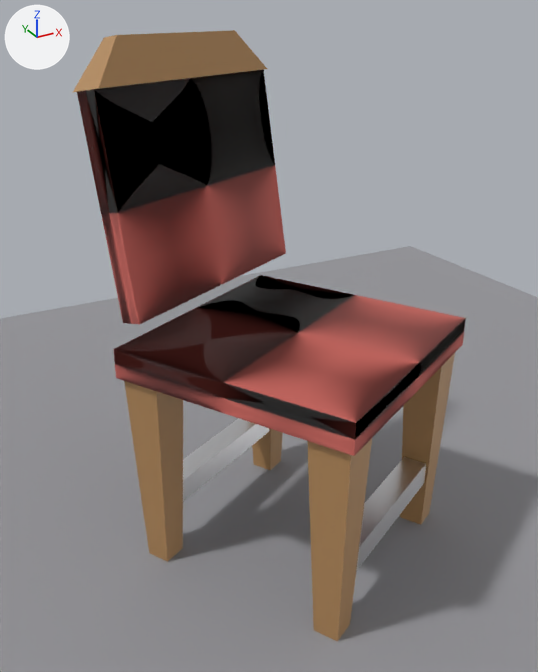
The glTF model tests/browser/fixtures/m4-variants/chair_normal_texture.glb: old version first, new version second.
One viewpoint serves both versions: a camera (50 mm lens) standing at (-0.694, -1.144, 1.059) and looking at (-0.052, 0.023, 0.475). The lights are fixed; the arrows at upper left show +X, +Y and +Z. The first picture is the older version. Where no turn or scale is listed for an object, it has been applied to the vertices.

Names of what the first picture shows: 'Back', 'Crest', 'Floor', 'LegBL', 'LegBR', 'LegFL', 'LegFR', 'Rails', 'Seat'.
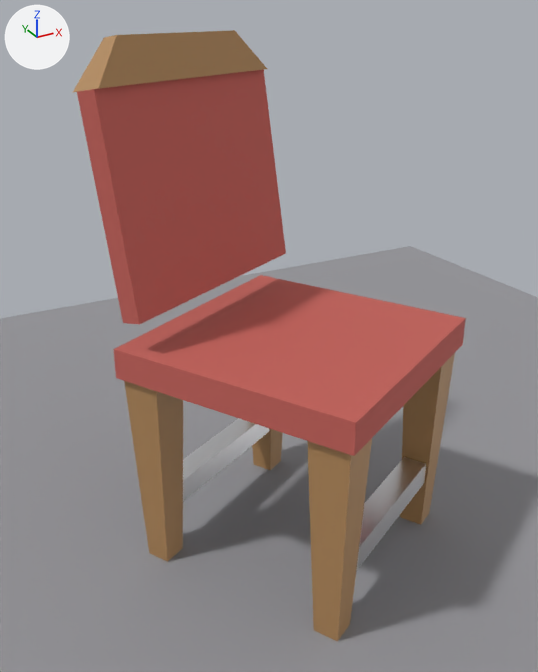
Pixel boxes (x1, y1, x2, y2) of what changed, in the pictures (538 x 672 px):
'Back', surface changed (lighter): (77, 70, 286, 325) in both
'Seat', surface changed (lighter): (113, 275, 466, 454) in both

Patch to the scene script:
```diff
--- a/tests/browser/fixtures/m4-variants/chair_normal_texture.glb.py
+++ b/tests/browser/fixtures/m4-variants/chair_normal_texture.glb.py
@@ mat_fabric @@
 n2 = _N.new('ShaderNodeNormalMap'); n2.name = 'Normal Map'
-n2.uv_map = 'UVMap'
+n2.uv_map = 'UVMap.001'
 n3 = _N.new('ShaderNodeTexImage'); n3.name = 'Image Texture'
 n3.image = img_image_0
+n4 = _N.new('ShaderNodeUVMap'); n4.name = 'UV Map'
+n4.uv_map = 'UVMap.001'
 _L.new(n0.outputs[0], n1.inputs[0])  # 'BSDF' to 'Surface'
@@ mat_fabric @@
 _L.new(n3.outputs[0], n2.inputs[1])  # 'Color' to 'Color'
+_L.new(n4.outputs[0], n3.inputs[0])  # 'UV' to 'Vector'
```
